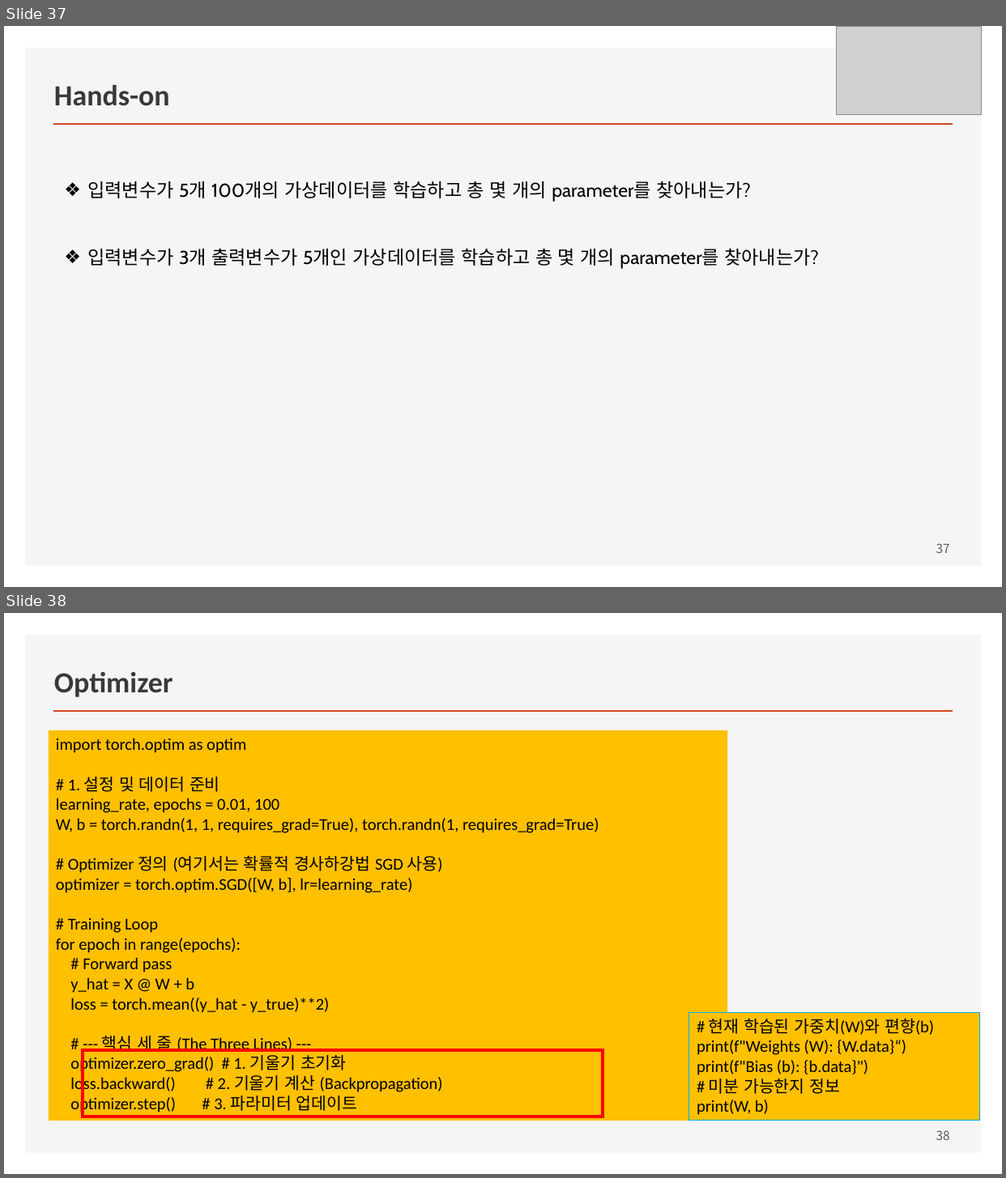
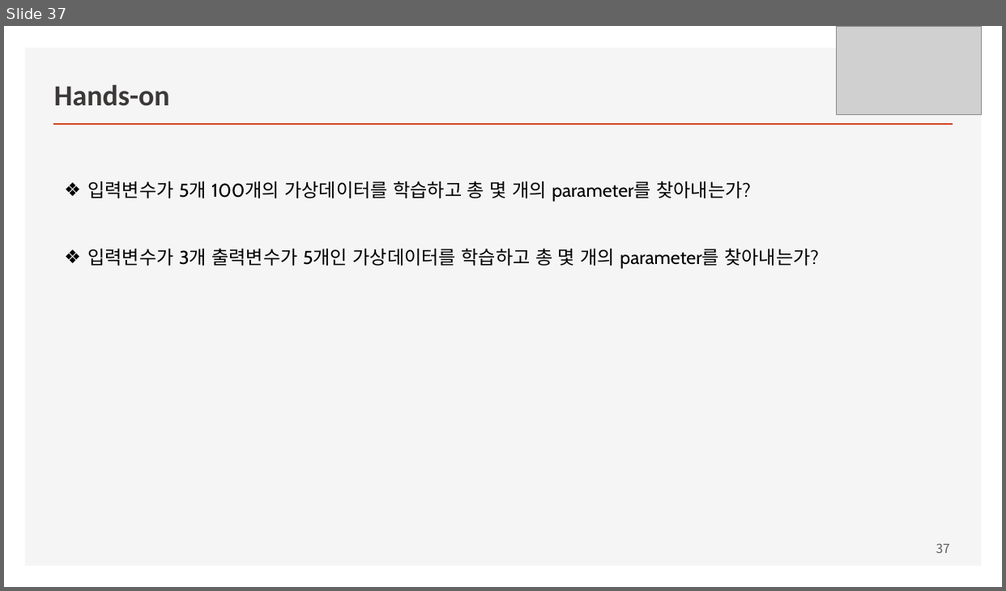
Before and after one commit to ancestor9/mathematics-for-machine-learning, a slide deck: Linear_Algebra/w5_02_Deep_Learning_with_pytorch.pptx. Shown one above the other, each under a label of ours: slides 37 and 38 before the commit, slide 37 after it. The pictures are 1006x1178 and 1006x591 pixels, drawn with LibreOffice and Linux fonts; fonts in the diff are those of the drawing; grey boxes stand for pictures. Boxes give left, top, right and bottom in pixels: in the first picture for what was removed or moved away, otherwise in the second. Text is boxed around its words. In the diff, an @@ line names an element or a change of style, - is before the commit and + after.

```diff
--- a/Linear_Algebra/w5_02_Deep_Learning_with_pytorch.pptx
+++ b/Linear_Algebra/w5_02_Deep_Learning_with_pytorch.pptx
@@ slide 38 removed at bbox=[4, 613, 1002, 1174], background #FFFFFF; not listed: 2 template elements that a slide beside it also shows @@
@@ title removed at bbox=[54, 672, 173, 697] @@
-Optimizer
@@ rectangle removed at bbox=[49, 730, 727, 1122] @@
-import torch.optim as optim
-# 1. 설정 및 데이터 준비
-learning_rate, epochs = 0.01, 100
-W, b = torch.randn(1, 1, requires_grad=True), torch.randn(1, requires_grad=True)
-# Optimizer 정의 (여기서는 확률적 경사하강법 SGD 사용)
-optimizer = torch.optim.SGD([W, b], lr=learning_rate)
-# Training Loop
-for epoch in range(epochs):
-# Forward pass
-y_hat = X @ W + b
-loss = torch.mean((y_hat - y_true)**2)
-# --- 핵심 세 줄 (The Three Lines) ---
-optimizer.zero_grad() # 1. 기울기 초기화
-loss.backward() # 2. 기울기 계산 (Backpropagation)
-optimizer.step() # 3. 파라미터 업데이트
@@ rectangle removed at bbox=[690, 1013, 981, 1122] @@
-# 현재 학습된 가중치(W)와 편향(b)
-print(f"Weights (W): {W.data}“)
-print(f"Bias (b): {b.data}")
-# 미분 가능한지 정보
-print(W, b)
@@ rectangle removed at bbox=[83, 1050, 603, 1117] @@
@@ page number removed at bbox=[936, 1131, 950, 1140] @@
-38
```
Also in this commit, not shown: 3 other slides removed.
